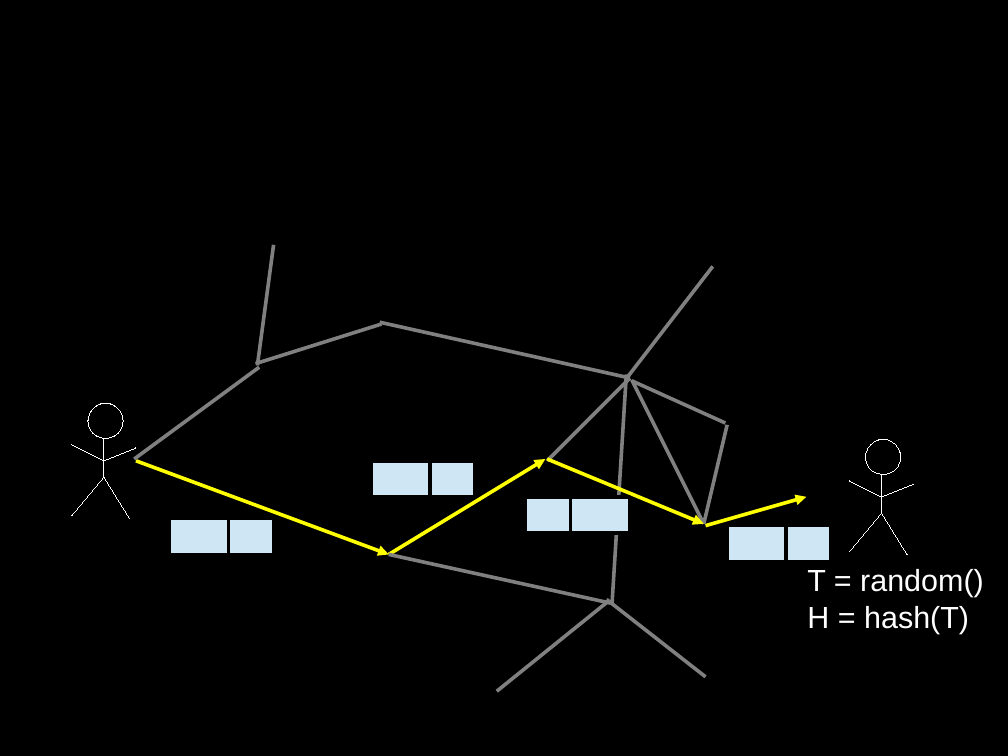
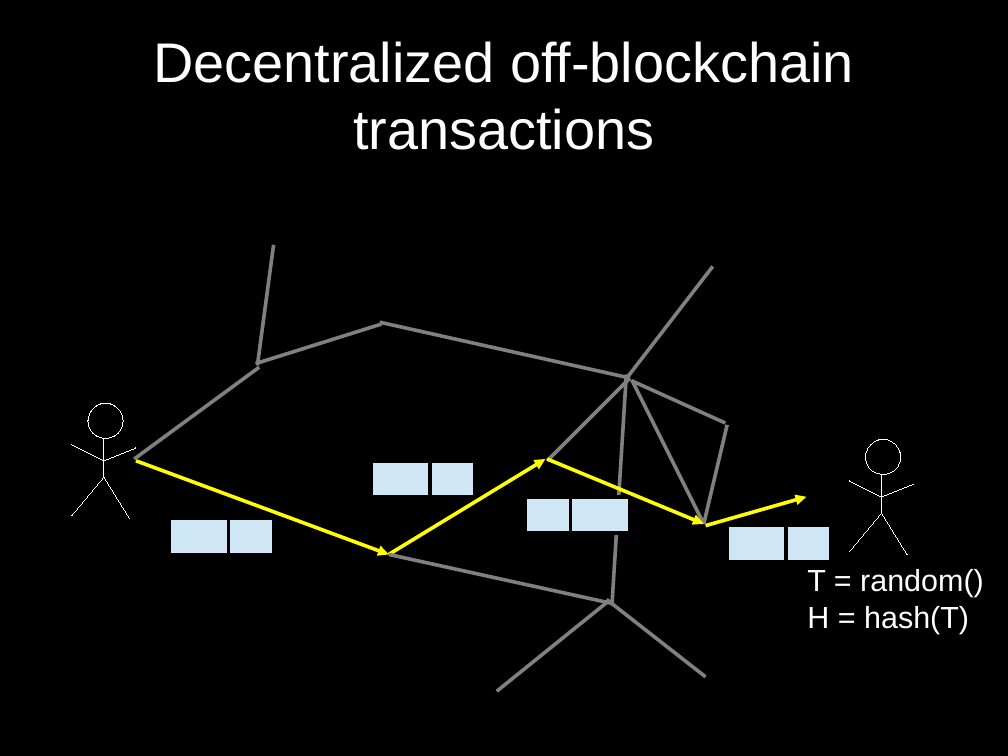
Before and after one commit to cornwarecjp/amiko-pay, a slide deck: slide 5 of doc/lightning-presentation.odp. Drawn at 1008x756 pixels with LibreOffice and Linux fonts; fonts in the diff are those of the drawing. Boxes give left, top, right and bottom in pixels: in the first picture for what was removed or moved away, otherwise in the second. Text is boxed around its words. In the diff, an @@ line names an element or a change of style, - is before the commit and + after.

```diff
--- a/doc/lightning-presentation.odp
+++ b/doc/lightning-presentation.odp
@@ title added at box(153, 41, 854, 150), 44 pt, text #FFFFFF @@
+Decentralized off-blockchain transactions
```
Also in this commit, not shown: 2 other slides changed, 1 slide added, 2 slides removed.
